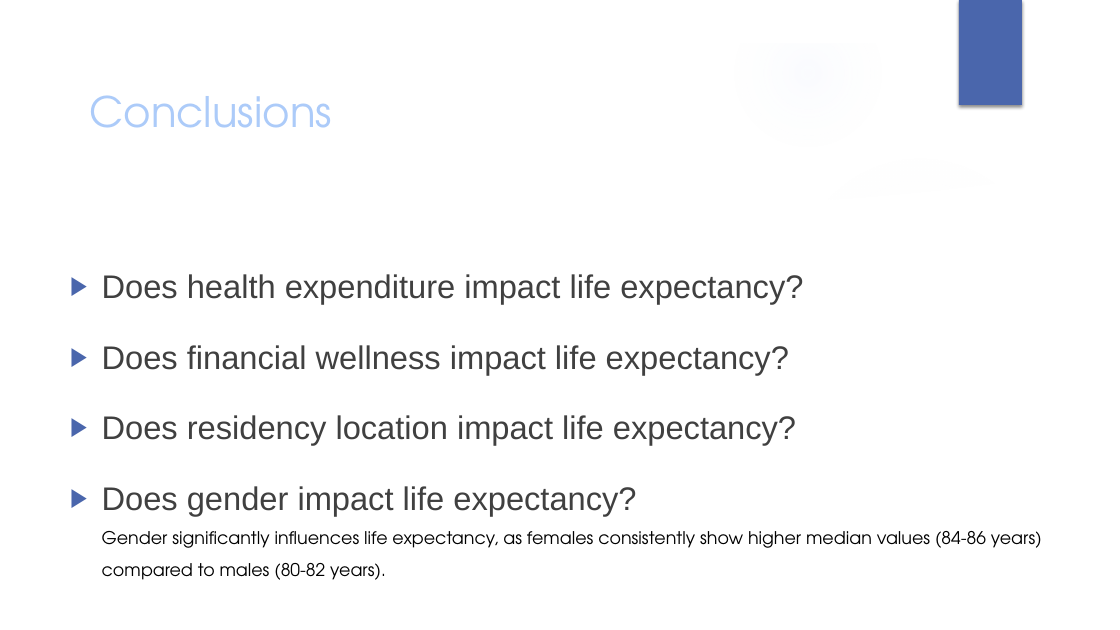
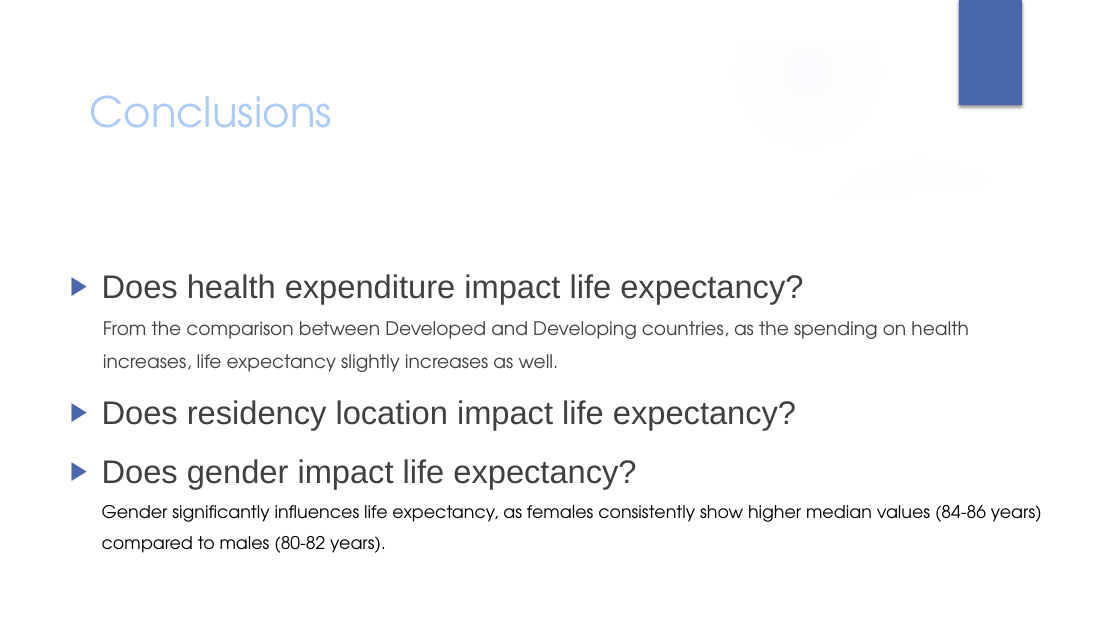
Before and after one commit to rachj14/project-one, a slide deck: slide 36 of Group-1-presentation.pptx (slide 15 before the commit). Drawn at 1120x630 pixels with LibreOffice and Linux fonts; fonts in the diff are those of the drawing; background and template pictures are left out. Boxes give left, top, right and bottom in pixels: in the first picture for what was removed or moved away, otherwise in the second. Text is boxed around its words. In the diff, an @@ line names an element or a change of style, - is before the commit and + after.

```diff
--- a/Group-1-presentation.pptx
+++ b/Group-1-presentation.pptx
@@ text at [102,274,1042,553]: less space between paragraphs @@
@@ text at [103,321,969,372]: text changed; size 28 to 16 pt; font Arial to TeX Gyre Adventor @@
-▶ Does financial wellness impact life expectancy?
+From the comparison between Developed and Developing countries, as the spending on health increases, life expectancy slightly increases as well.
```
Also in this commit, not shown: 13 other slides changed, 21 slides added, 1 other file.
